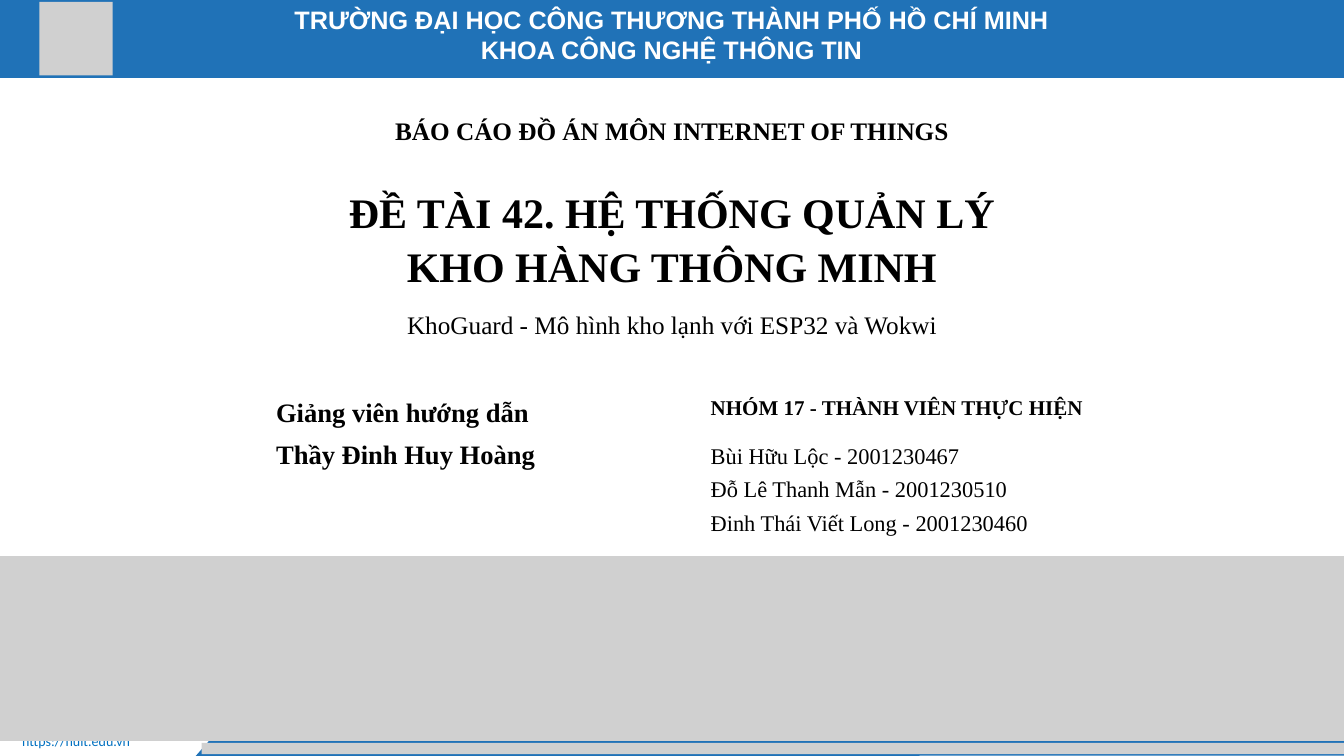
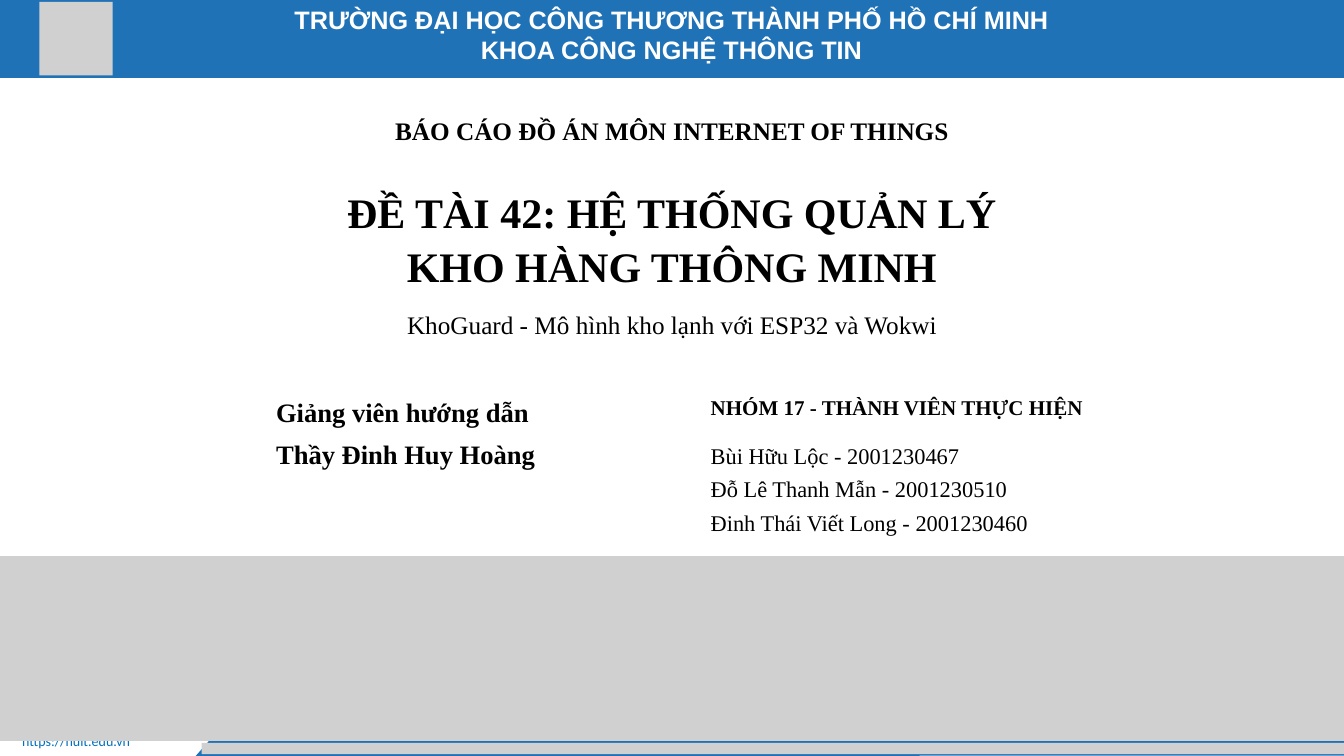
Before and after one commit to Huuloc123456/khoguard-iot, a slide deck: slide 1 of docs/slides/BaoCaoPowerPoint.pptx. Drawn at 1344x756 pixels with LibreOffice and Linux fonts; fonts in the diff are those of the drawing; grey boxes stand for pictures. Boxes give left, top, right and bottom in pixels: in the first picture for what was removed or moved away, otherwise in the second. Text is boxed around its words. In the diff, an @@ line names an element or a change of style, - is before the commit and + after.

```diff
--- a/docs/slides/BaoCaoPowerPoint.pptx
+++ b/docs/slides/BaoCaoPowerPoint.pptx
@@ text at (347, 195, 996, 237): text changed @@
-ĐỀ TÀI 42. HỆ THỐNG QUẢN LÝ
+ĐỀ TÀI 42: HỆ THỐNG QUẢN LÝ
```
Also in this commit, not shown: 3 other slides changed.
